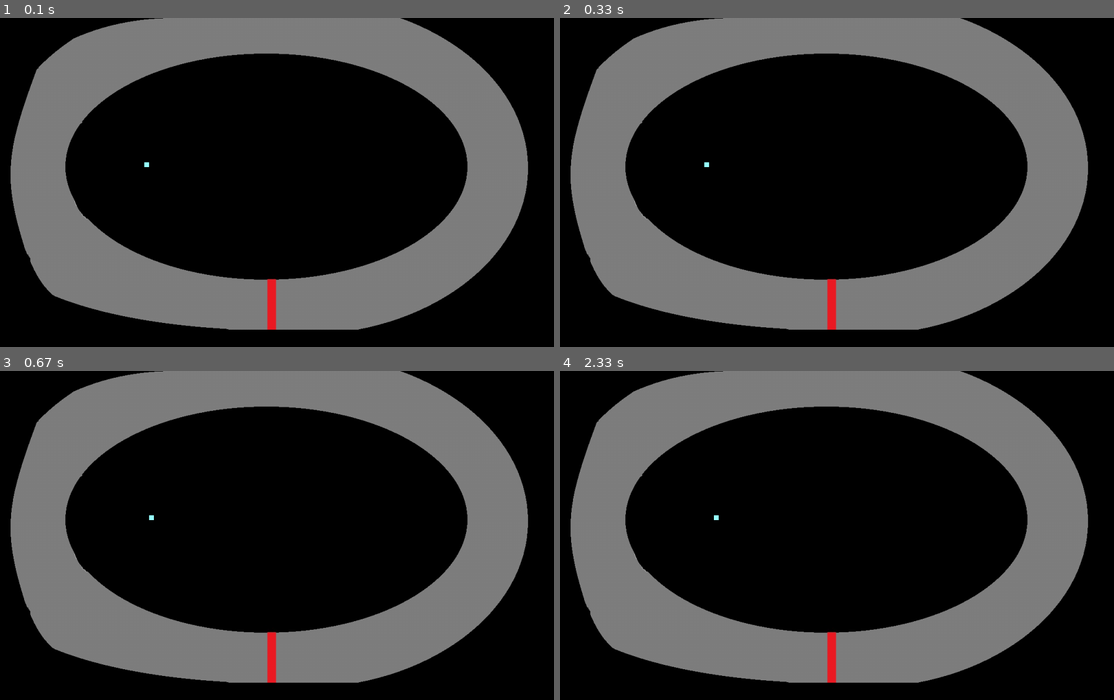
Above: before the commit, frames 1-4 (two rows, left to right).
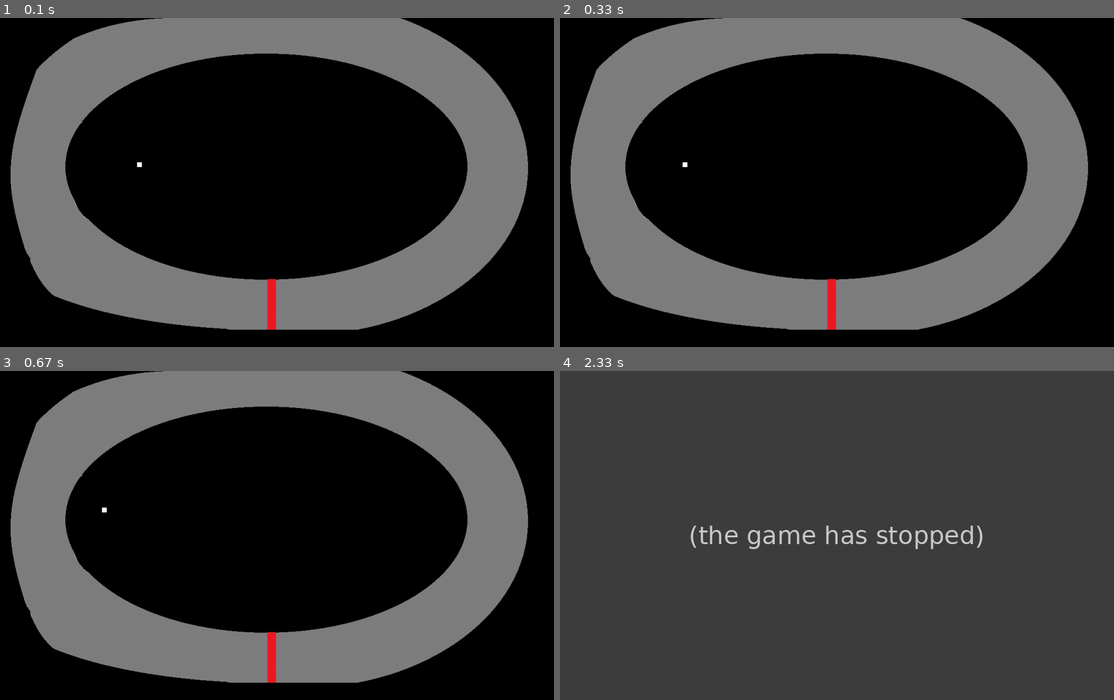
Above: after the commit, the same moments.

Repository: gpizzigh/EP-3-RandomRace
Game: pygame game, started from programa_funcao_main.py
The game is run twice, just before and just after one commit, with the same random seed, the same clock (stepped at 60 frames per second) and the same inputs.
Inputs:
- Up to frame 1 (0.1 s): no input
- Up to frame 2 (0.33 s): no input
- Up to frame 3 (0.67 s): hold Right from 0.33 s (still down)
- Up to frame 4 (2.33 s): release Right at 0.8 s; hold Up 0.83-1.13 s; hold Right 1.17-1.63 s; hold Down 1.67-2.2 s

The runs differ from the first frame. In frame 1, less than 0.1% of the frame differs, in the area x 24-27%, y 43-46%; in frame 2, less than 0.1%; in frame 3, less than 0.1%; in frame 4, 100%, in the area x 0-100%, y 0-100%.
After the commit the program exited at 2.25 s; later frames show no game.

Commit message:
Programa final semi-completo
adicionar carrinho e colisao

Diff:
--- a/programa_funcao_main.py
+++ b/programa_funcao_main.py
@@ -1,21 +1,17 @@
+import math
 import pygame as pyg
-#from MoverObjetos.py import MoverCarrinho
+#--------------------------------------------------Funçoes------------------------------------------------------------------------------------------
 
-#---------------------------------------------------------------------------------------------------------------------------------------------------
-#def main():
-
+#--------------------------------------------------Programa Principal-------------------------------------------------------------------------------
 pyg.init()
 
-white = (153,255,255)
-black = (0,0,0)
-red = (255,0,0)
+white = (255,255,255)
 Display_largura = 1152
 Display_altura = 684
 
 screen = pyg.display.set_mode((Display_largura,Display_altura))
 pyg.display.set_caption("Random Race")
 
-# img = pyg.image.load("Pista.jpeg").convert()
 background = pyg.image.load("Pista.jpeg")
 
 clock = pyg.time.Clock()
@@ -25,56 +21,36 @@
 lead_x_change = 0
 lead_y_change = 0
 
+d_angle = 20
+angle = 180
+d_vel = 2
+vel = 5
+
 out = False
 while out != True:
     for event in pyg.event.get():
         if event.type == pyg.QUIT:
             out = True
-#----------------------------------------------------------MoverCarrinho()------------------------------------------------------------------------------
+        if event.type == pyg.KEYDOWN:
 
-        if event.type == pyg.KEYDOWN:
-                # lead_y_change = 0 para zerar a muddança no eixo y e mante somento no eixo x
-                # se permanecer lead_x_change = + ou - 10 ele mudara no x e no y (diagonal)
                 if event.key == pyg.K_LEFT:
-                    lead_x_change = - 10
-                    lead_y_change = 0
+                    angle += d_angle
                 elif event.key == pyg.K_RIGHT:
-                    lead_x_change = + 10
-                    lead_y_change = 0
+                    angle -= d_angle
                 elif event.key == pyg.K_UP:
-                    lead_y_change = - 10
-                    lead_x_change = 0
+                    vel += d_vel
                 elif event.key == pyg.K_DOWN:
-                    lead_y_change = + 10
-                    lead_x_change = 0
+                    vel -= d_vel
 
-#ao parar de pressionar a tecla para de mecher
-#if event.type == pygame.KEYUP:
-    #if event.key == pygame.K_LEFT or event.key == pygame.K_RIGHT:
-        #lead_x_change=0
-#if event.type == pygame.KEYDOWN:
-    #if event.key == pygame.K_LEFT or event.key == pygame.K_RIGHT:
-        #lead_x_change=0
-
-
-    lead_x += lead_x_change
-    lead_y += lead_y_change
+    lead_x += vel * math.cos(math.pi * angle / 180.0)
+    lead_y -= vel * math.sin(math.pi * angle / 180.0)
     if lead_x >= Display_largura or lead_x < 0 or lead_y >= Display_altura or lead_y < 0:
         out = True
 
-    lead_x_change = 0
-    lead_y_change = 0
-            #screen.fill(background)
+
     screen.blit(background, (0,0, Display_altura, Display_largura))
     pyg.draw.rect(screen, white, [lead_x, lead_y, 10, 10])
-    #screen.blit(background, (0,0, Display_altura, Display_largura))
     pyg.display.update()
     clock.tick(27)
 
 pyg.quit()
-
-
-'''if __name__ == '__main__':
-    main()
-def BG(x,y):
-    img.blit("Pista.jpeg",(w,y))'''
